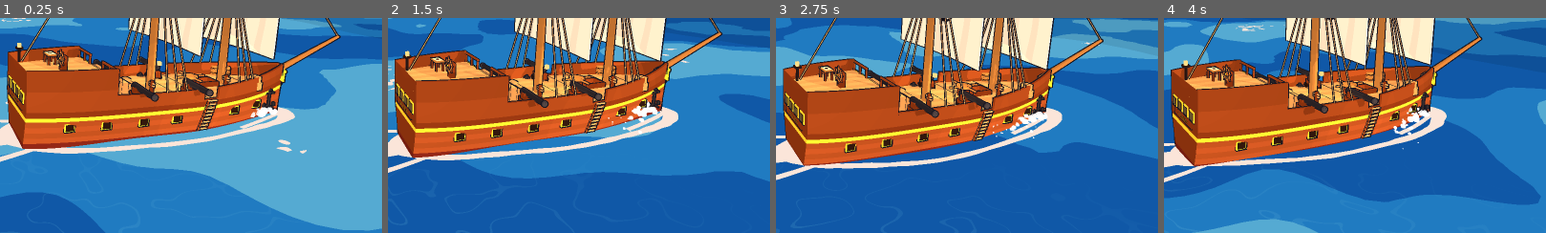
Above: before the commit, frames 1-4 (left to right).
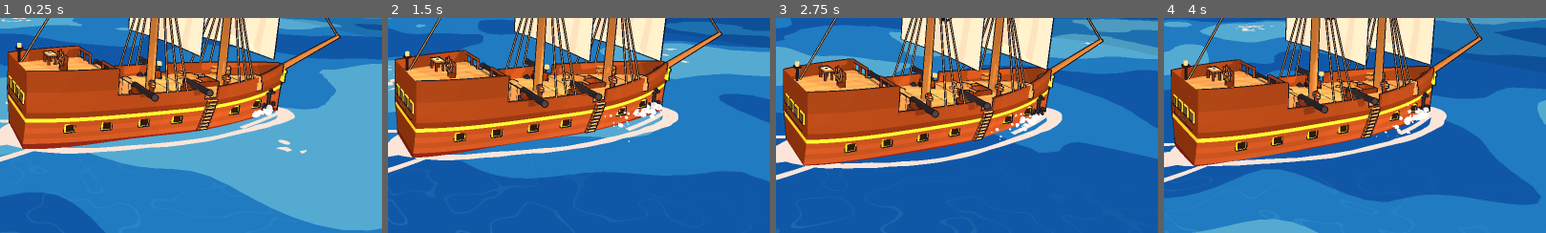
Above: after the commit, the same moments.

Repository: markcNewell/pirate-game
Game: Godot game, scene res://game/main.tscn
The game is run twice, just before and just after one commit, with the same random seed, the same clock (stepped at 60 frames per second) and the same inputs.
Inputs (mouse positions are % of the whole screen's width and height, from its top left):
- Up to frame 1 (0.25 s): no input
- Up to frame 2 (1.5 s): click (19, 43) at 0.52 s; type "12" at 0.6 s; move the mouse to (72, 45) at 1.27 s; hold D (move_right) from 1.28 s (still down); hold Tab (crew) from 1.28 s (still down); click (72, 45) at 1.42 s
- Up to frame 3 (2.75 s): tap Space (jump) at 1.52, 1.82 s; release D (move_right) at 2 s; release Tab (crew) at 2 s; drag from (30, 55) to (45, 70) at 2.02 s
- Up to frame 4 (4 s): move the mouse to (60, 28) at 2.77 s; hold D (move_right) 2.78-3.5 s; hold E (interact) 2.78-3.5 s; drag from (45, 70) to (20, 35) at 3.52 s
The pictures show only the part of the screen within x 50-100%, y 50-100%; the shares and areas given below are measured in that part.

The runs differ from the first frame. In frame 1, 0.2% of the frame differs, in the area x 65-73%, y 40-47%; in frame 2, 0.5%, in the area x 56-72%, y 36-58%; in frame 3, 0.4%; in frame 4, 0.4%.

Commit message:
Fireflies drift over the islands after dark
Co-Authored-By: Claude Opus 5.5 <noreply@anthropic.com>

Diff:
--- /dev/null
+++ b/game/world/fireflies.gd
@@ -0,0 +1,38 @@
+class_name Fireflies
+extends CPUParticles3D
+## Little glowing specks drifting over an island's grass after dark. They join the lamps group
+## so World turns them on and off with the lanterns.
+
+
+func _init(radius: float) -> void:
+	var dot := SphereMesh.new()
+	dot.radius = 0.05
+	dot.height = 0.1
+	dot.radial_segments = 6
+	dot.rings = 3
+	mesh = dot
+	material_override = Toon.glow_material(Color("e8ff8a"))
+	amount = int(clampf(radius * 1.5, 20.0, 80.0))
+	lifetime = 6.0
+	preprocess = 6.0
+	emission_shape = CPUParticles3D.EMISSION_SHAPE_BOX
+	emission_box_extents = Vector3(radius * 0.55, 1.2, radius * 0.55)
+	direction = Vector3.UP
+	spread = 180.0
+	gravity = Vector3.ZERO
+	initial_velocity_min = 0.1
+	initial_velocity_max = 0.4
+	# Each one swells in and fades out over its little life.
+	var pulse := Curve.new()
+	pulse.add_point(Vector2(0.0, 0.0))
+	pulse.add_point(Vector2(0.5, 1.0))
+	pulse.add_point(Vector2(1.0, 0.0))
+	scale_amount_curve = pulse
+	cast_shadow = GeometryInstance3D.SHADOW_CASTING_SETTING_OFF
+	emitting = false
+	add_to_group(Lantern.GROUP)
+
+
+func set_level(level: float) -> void:
+	emitting = level > 0.6
+	visible = level > 0.3
--- a/game/world/world.gd
+++ b/game/world/world.gd
@@ -208,6 +208,10 @@
 			var light := Lantern.new(Color("ffd08a"), 1.6, 9.0)
 			light.position = lamp - root.position
 			root.add_child(light)
+	if not spec.outpost:
+		var flies := Fireflies.new(spec.radius)
+		flies.position = Vector3(0, IslandMesh.ground(spec, 0.0, 0.0) + 1.6, 0)
+		root.add_child(flies)
 	if built.fire != null:
 		var fire := Lantern.new(Color("ff9a4a"), 2.2, 14.0, true)
 		fire.position = built.fire
Not shown, added: game/world/fireflies.gd.uid
Not shown, changed: docs/specs/2026-10-07-art-pass-1.md
